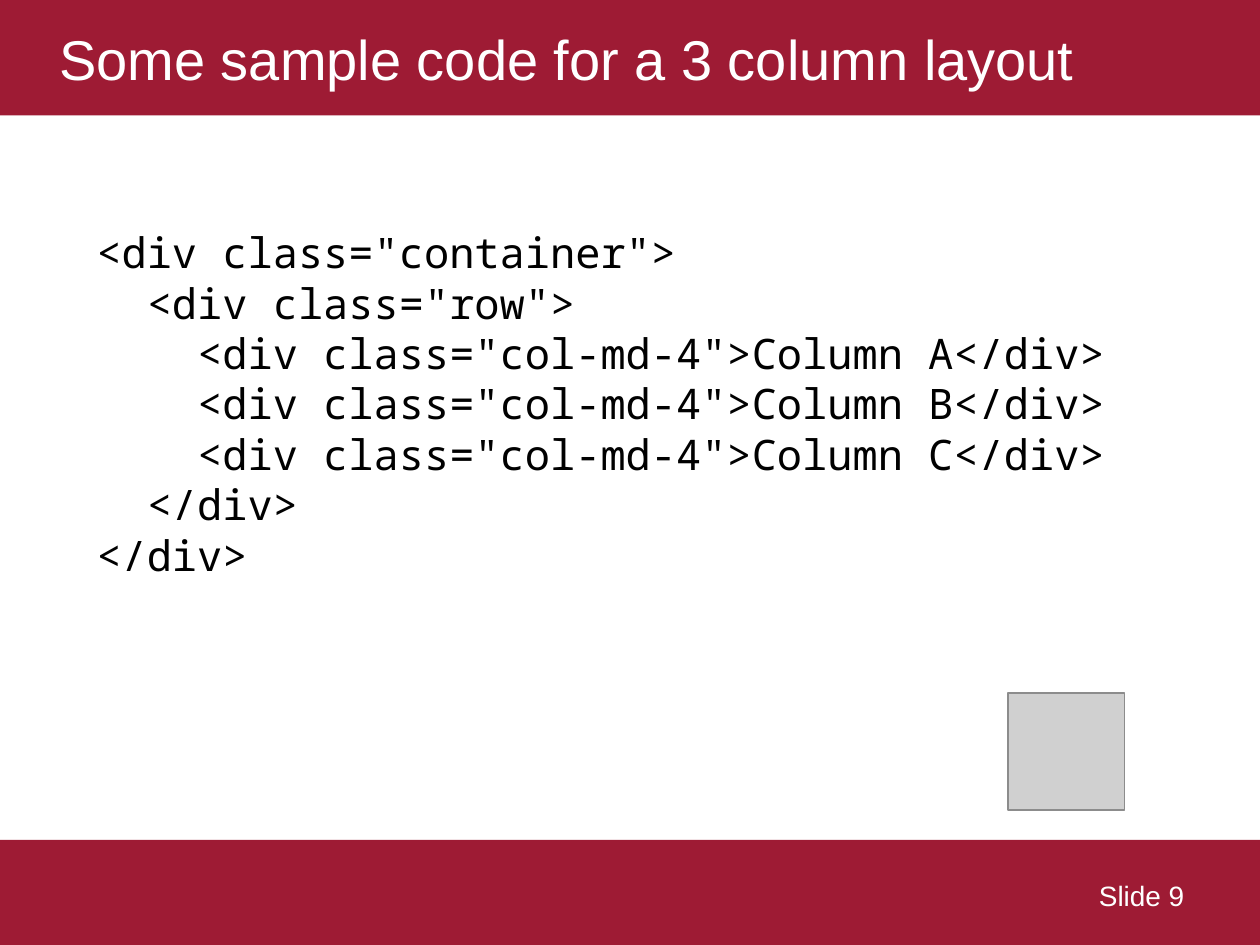
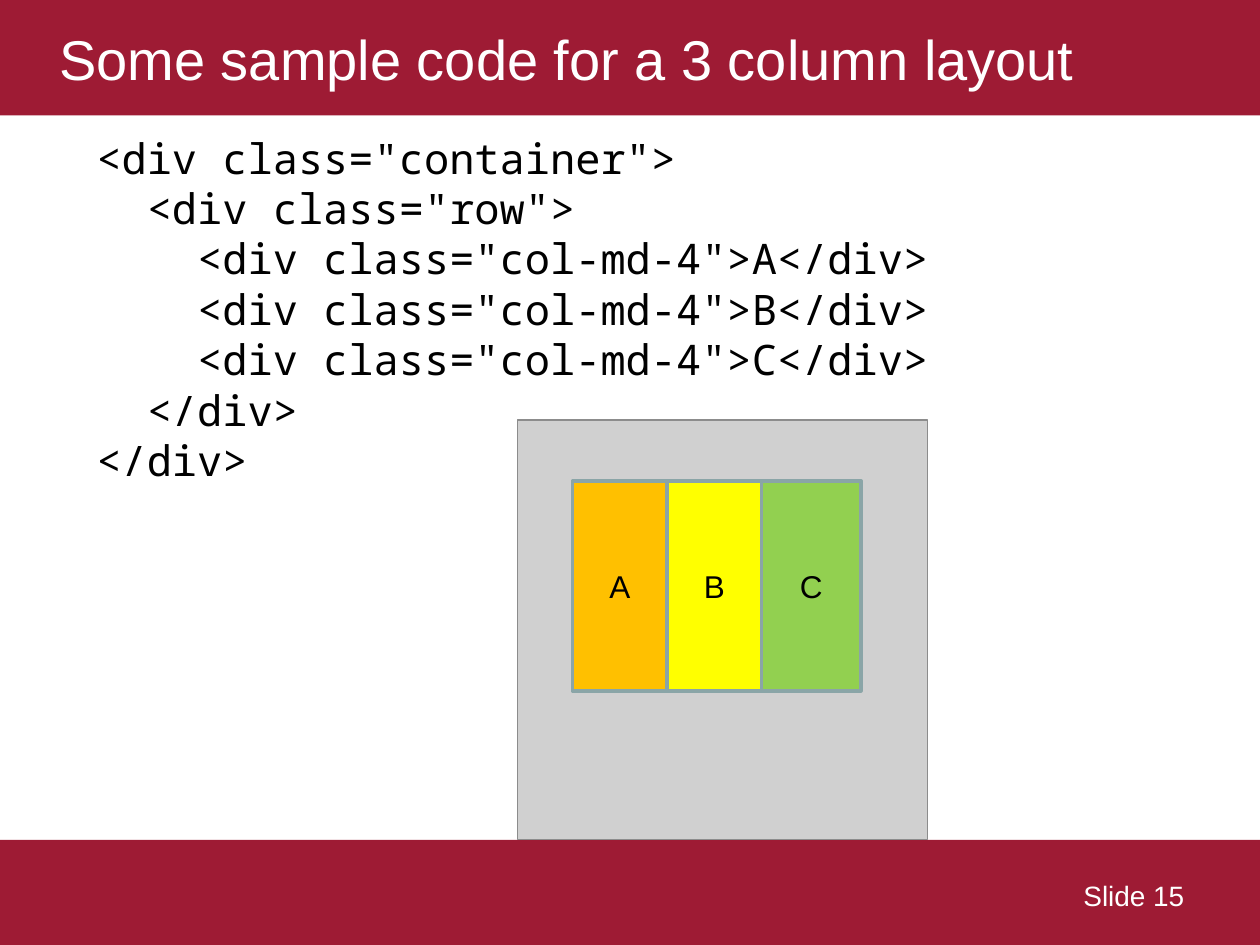
Before and after one commit to ekof-dss/teaching-samples-2021-22, a slide deck: slide 15 of presentations/03-03-bootstrap.ppt (slide 9 before the commit). Drawn at 1260x945 pixels with LibreOffice and Linux fonts; fonts in the diff are those of the drawing; grey boxes stand for pictures. Boxes give left, top, right and bottom in pixels: in the first picture for what was removed or moved away, otherwise in the second. Text is boxed around its words. In the diff, an @@ line names an element or a change of style, - is before the commit and + after.

```diff
--- a/presentations/03-03-bootstrap.ppt
+++ b/presentations/03-03-bootstrap.ppt
@@ text "<div class="container">": place and size @@
-text "<div class="container">" at (96, 236, 1104, 572)
+text "<div class="container">" at (96, 142, 928, 477)
@@ text at (197, 242, 928, 376): text changed @@
-<div class="col-md-4">Column A</div>
-<div class="col-md-4">Column B</div>
-<div class="col-md-4">Column C</div>
+<div class="col-md-4">A</div>
+<div class="col-md-4">B</div>
+<div class="col-md-4">C</div>
@@ picture added at (518, 420, 929, 839) @@
@@ rectangle added at (572, 481, 667, 692), fill #FFC000, outline #8AA6A8 2 pt, 18 pt, text #000000 @@
+A
@@ rectangle added at (667, 481, 761, 692), fill #FFFF00, outline #8AA6A8 2 pt, 18 pt, text #000000 @@
+B
@@ rectangle added at (761, 481, 861, 692), fill #92D050, outline #8AA6A8 2 pt, 18 pt, text #000000 @@
+C
@@ picture removed at (1008, 693, 1124, 810) @@
@@ page number at (1083, 885, 1184, 907): text changed @@
-Slide 9
+Slide 15
```
Also in this commit, not shown: 4 other slides changed, 11 slides added, 1 slide removed, 3 other files.
